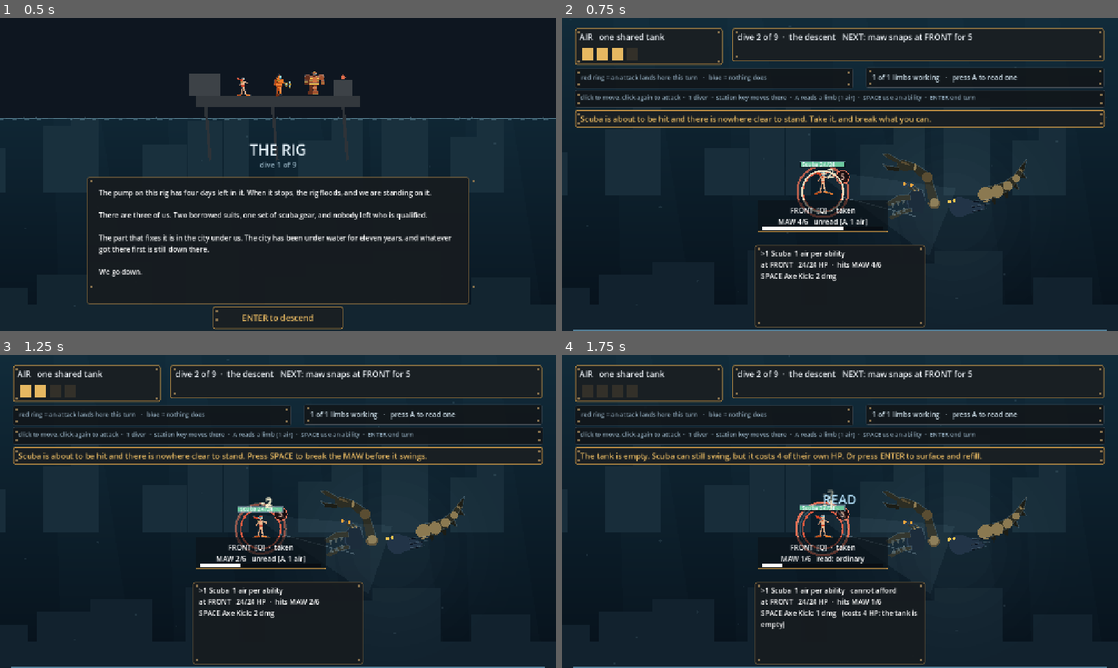
Above: before the commit, frames 1-4 (two rows, left to right).
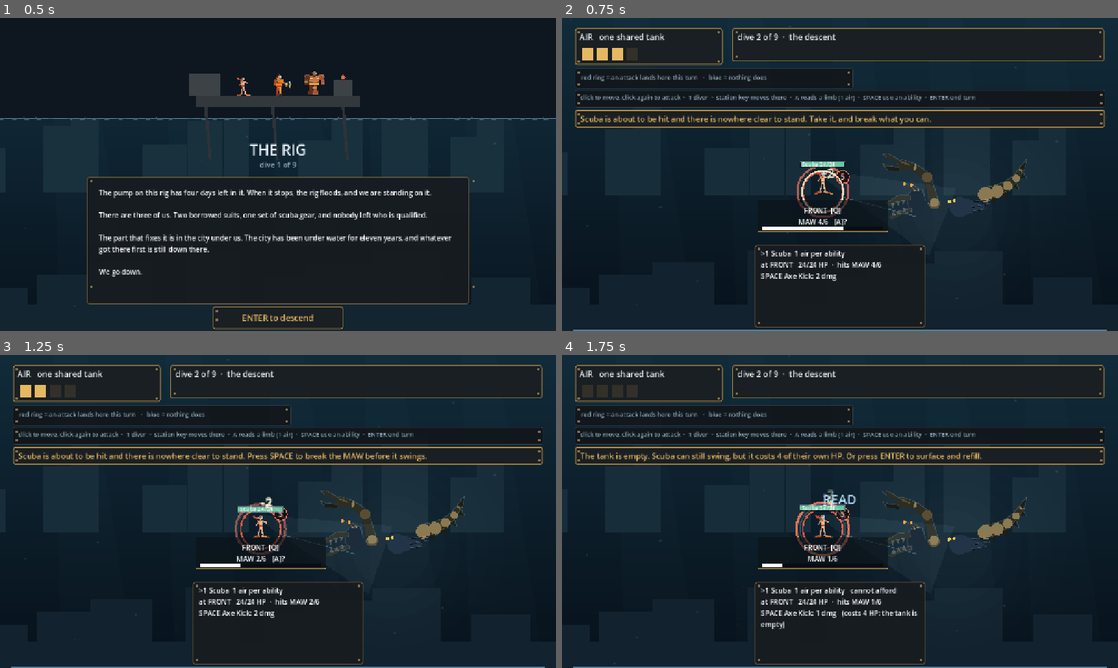
Above: after the commit, the same moments.

Repository: ImmortalDemonGod/salvage
Game: Godot game, scene res://game/main.tscn
Same seed, same stepped clock (60 frames per second), same inputs: the game is played once before the commit and once after it.
Inputs (mouse positions are in pixels of both pictures, inside the frame that each line leads up to):
- Up to frame 1 (0.5 s): no input
- Up to frame 2 (0.75 s): tap Enter at 0.5 s; move the mouse to (962, 158) at 0.52 s; hold Right from 0.53 s (still down); tap 1 at 0.6 s; click (962, 158) at 0.67 s
- Up to frame 3 (1.25 s): keep holding Right; tap Space at 0.77 s
- Up to frame 4 (1.75 s): release Right at 1.25 s; tap A at 1.25 s; drag from (728, 527) to (812, 574) at 1.27 s

Frame 1 is identical in both runs. In frame 2, 2.2% of the frame differs, in the area x 39-98%, y 4-67%; in frame 3, 2.2%; in frame 4, 2.2%.

Commit message:
say it with the board, not with a paragraph
The question that drove this: if you removed all the text from the combat
screen, what would have to happen ON SCREEN for the player to learn the
same things? Everything with a good answer got that answer, and its text
went away.

- Traits are DRAWN ON THE LIMB: cracks for brittle, a bolted plate for
  plated, a rising bubble stream for leaking, a hot pulsing glow for
  pressurised. Reading reveals a feature of the body, which is what
  reading should do. The tag word is gone.
- The legend is gone. Watching one attack land inside a red ring teaches
  what a red ring is in one turn; a legend was a confession the picture
  was not doing its job.
- The telegraph keeps the title and loses the sentence. The arcs, the
  arrowheads and the damage discs ARE the announcement. Words only carry
  the one thing drawing cannot: a shut limb's reprieve.
- "taken" is gone -- a diver is visibly standing there. The trait word is
  gone -- it is on the creature. The tag is name, key, numbers, and [A]?
  when unread.
- The log is one line; the floaters carry events as they happen.
- The prompt band only appears when something needs deciding: an incoming
  hit, an empty tank, a diver about to drop, a first unread limb. A
  narrator on every routine turn teaches the player to stop reading the
  one line that sometimes matters.
- The goal box only speaks when a reading gives it something to say.

The combat screen is now mostly board.

Diff:
--- a/game/main.gd
+++ b/game/main.gd
@@ -340,7 +340,7 @@
 	step_panel.add_child(ui_step)
 	var log_panel := Panel.new()
 	log_panel.name = "log_panel"
-	log_panel.size = Vector2(1232, 68)
+	log_panel.size = Vector2(1232, 40)
 	log_panel.position = Vector2(24, 718)
 	var lst := StyleBoxFlat.new()
 	lst.bg_color = Color(0.03, 0.09, 0.14, 0.92)
@@ -392,7 +392,7 @@
 		for l in run.puzzle.log_lines:
 			src.append(l)
 	var keep: Array = []
-	for i in range(max(0, src.size() - 2), src.size()):
+	for i in range(max(0, src.size() - 1), src.size()):
 		keep.append(String(src[i]))
 	# on a story beat the scene panel IS the content, and the log would sit
 	# on top of it
@@ -825,7 +825,13 @@
 	ui_scene.get_parent().visible = false
 	var step := _next_step()
 	ui_step.text = step
-	ui_step.get_parent().visible = step != ""
+	# only interrupt when there is a decision to make; a narrator on every
+	# routine turn teaches the player to stop reading the one line that
+	# sometimes matters
+	var urgent := step.find("about to be hit") >= 0 or step.find("go down soon") >= 0 \
+		or step.find("tank is empty") >= 0 or step.find("read the") >= 0 \
+		or step.find("Nothing to hit") >= 0 or combat == null
+	ui_step.get_parent().visible = step != "" and urgent
 	ui_air.get_parent().visible = true
 	# the bottles: full ones lit brass, spent ones dark, ones cut off by a
 	# severed line crossed out in red
@@ -838,7 +844,7 @@
 			t.color = Color(0.20, 0.19, 0.16)
 		else:
 			t.color = Color(0.42, 0.16, 0.13)
-	ui_legend.get_parent().visible = true
+	ui_legend.get_parent().visible = false
 	ui_goal.get_parent().visible = true
 	ui_legend.text = "red ring = an attack lands here this turn   ·   blue = nothing does"
 	ui_legend.get_parent().visible = true
@@ -892,9 +898,9 @@
 			var read := ""
 			if combat.known(lb):
 				var tr := combat.trait_of(lb)
-				read = "   %s" % tr.to_upper() if tr != "" else "   read: ordinary"
+				read = ""   # the trait is drawn on the limb itself now
 			else:
-				read = "   unread [A, 1 air]"
+				read = "   [A]?"
 			lbl.text = "%s  [%s]%s%s\n%s %d/%d%s" % [Combat.STATION_NAMES[i], String(keys2[i]), stun, here_free(i),
 				String(combat.LIMB_NAMES[lb]).to_upper(), int(combat.limb_hp[lb]), maxhp, read]
 	# A cut line must READ as a cut line. This showed "AIR 3 / 3" after the
@@ -916,10 +922,8 @@
 		if tr9 != "":
 			told = "%s  ·  %s" % [String(combat.LIMB_NAMES[lb9]).to_upper(), String(Combat.TRAITS[tr9])]
 			break
-	if told != "":
-		ui_goal.text = told
-	else:
-		ui_goal.text = "%d of %d limbs working   ·   press A to read one" % [live, combat.limb_broken.size()]
+	ui_goal.get_parent().visible = told != ""
+	ui_goal.text = told
 	var all_it: Array = combat.intents()
 	if all_it.is_empty():
 		ui_intent.text = "%s   spent" % run.state_line()
@@ -934,7 +938,13 @@
 				parts.append("%s: SHUT DOWN, it does not swing this turn" % String(combat.LIMB_NAMES[int(it.limb)]))
 			else:
 				parts.append("%s %s %s for %d" % [String(combat.LIMB_NAMES[int(it.limb)]), it.name, "/".join(where), int(it.dmg)])
-		ui_intent.text = "%s   NEXT: %s" % [run.state_line(), "   ".join(parts)]
+		# the arcs and discs on the board are the announcement; the words
+		# only carry what drawing cannot: a shut limb's reprieve
+		var told_shut := ""
+		for pt in parts:
+			if String(pt).find("SHUT DOWN") >= 0:
+				told_shut = "   ·   " + String(pt)
+		ui_intent.text = run.state_line() + told_shut
 	# the party size is content, not a constant: fight one runs two divers.
 	# This loop assumed three and printed a raw format string on the third
 	# card, which the as-played capture caught on its first frame.
@@ -1534,11 +1544,40 @@
 	# anywhere on the creature means hit what you are standing next to
 	player_ability(0)
 
-func here_free(st: int) -> String:
-	for d in combat.divers:
-		if not d.down and int(d.station) == st:
-			return "  ·  taken"
+func here_free(_st: int) -> String:
 	return ""
+
+func _draw_traits() -> void:
+	for st in range(5):
+		if not combat.station_open(st):
+			continue
+		var lb: int = combat.STATION_LIMB[st]
+		if lb < 0 or combat.limb_broken[lb] or not combat.known(lb):
+			continue
+		var at: Vector2 = place(st) + Vector2(0, -26)
+		match combat.trait_of(lb):
+			"brittle":
+				# cracks: three jagged lines across the limb
+				for k in range(3):
+					var o := Vector2(-26.0 + float(k) * 22.0, -8.0 + float(k % 2) * 10.0)
+					draw_line(at + o, at + o + Vector2(9, 13), Color(0.95, 0.97, 1.0, 0.85), 2.0)
+					draw_line(at + o + Vector2(9, 13), at + o + Vector2(4, 24), Color(0.95, 0.97, 1.0, 0.85), 2.0)
+			"plated":
+				# a bolted plate sitting proud of the limb
+				draw_rect(Rect2(at + Vector2(-24, -10), Vector2(48, 26)), Color(0.42, 0.46, 0.52, 0.92))
+				draw_rect(Rect2(at + Vector2(-24, -10), Vector2(48, 26)), Color(0.72, 0.78, 0.84), false, 2.0)
+				for k in range(3):
+					draw_circle(at + Vector2(-14.0 + float(k) * 14.0, 3.0), 2.4, Color(0.80, 0.84, 0.88))
+			"leaking":
+				# bubbles streaming up, on the clock so they rise
+				for k in range(5):
+					var yy: float = fmod(_clock * 34.0 + float(k) * 17.0, 60.0)
+					draw_circle(at + Vector2(-8.0 + float(k % 3) * 9.0, -yy), 2.6 + float(k % 2), Color(0.72, 0.92, 1.0, 0.8 - yy / 90.0))
+			"pressurised":
+				# a hot pulse under the shell
+				var th: float = 0.5 + 0.5 * sin(_clock * 3.4)
+				draw_circle(at, 17.0 + 4.0 * th, Color(0.98, 0.70, 0.30, 0.18 + 0.20 * th))
+				draw_circle(at, 8.0, Color(0.98, 0.78, 0.40, 0.55 + 0.30 * th))
 
 func _draw_bars() -> void:
 	# The limb bars used to be painted on the board, and the station tags
@@ -1665,6 +1704,7 @@
 		if d.down:
 			continue
 		Art.draw_diver(self, d.cost, diver_foot(d) + fx.diver_offset(int(d.id)) + fx.idle(int(d.id)), DIVER_SCALE, 1)
+	_draw_traits()
 	_draw_windup()
 	_draw_bars()
 	_draw_fx()
Not shown, changed: site/index.apple-touch-icon.png.import
Not shown, changed: site/index.icon.png.import
Not shown, changed: site/index.png.import
Not shown, added: site/.gitignore
